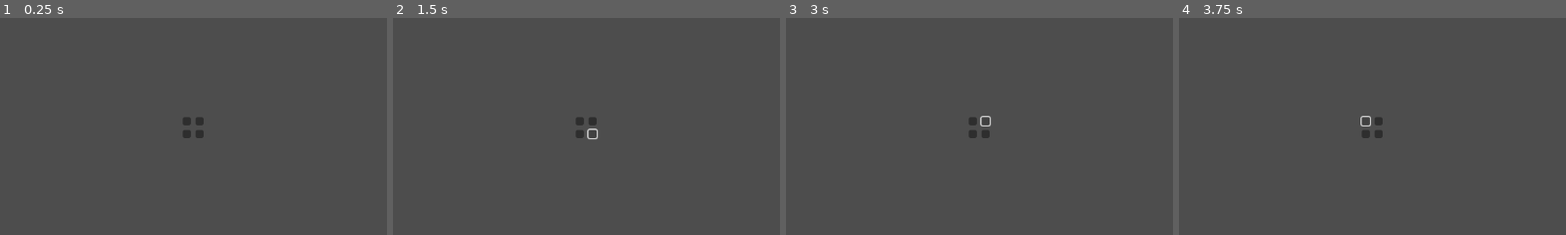
Above: before the commit, frames 1-4 (left to right).
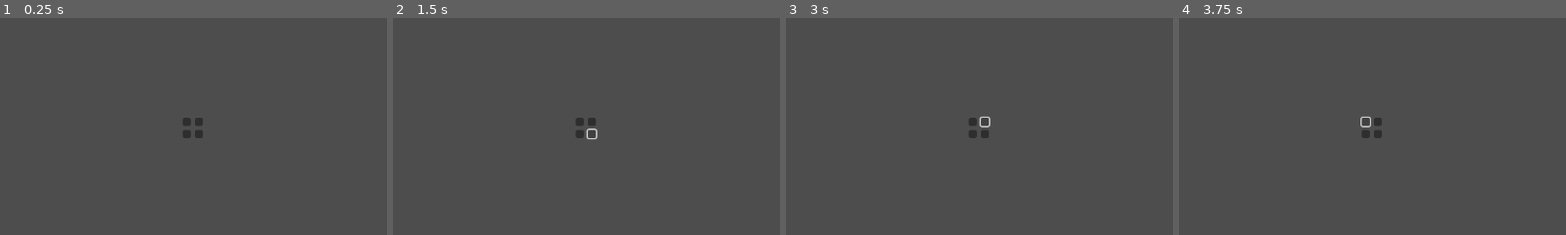
Above: after the commit, the same moments.

Repository: RRealJ/GameJam2024
Game: Godot game, scene res://cenas/peca2x2.tscn
The game is run twice, just before and just after one commit, with the same random seed, the same clock (stepped at 60 frames per second) and the same inputs. The project has no main scene, so this scene is started directly. The engine's default icon, where the game draws it, is replaced by a stand-in: a white triangle on a blue panel in a dark square.
Inputs (mouse positions are % of the whole screen's width and height, from its top left):
- Up to frame 1 (0.25 s): no input
- Up to frame 2 (1.5 s): click (35, 31) at 0.5 s; click (37, 34) at 1.25 s
- Up to frame 3 (3 s): click (35, 34) at 2 s; click (37, 31) at 2.75 s
- Up to frame 4 (3.75 s): click (35, 31) at 3.5 s
The pictures show only the part of the screen within x 11-61%, y 7-57%; the shares and areas given below are measured in that part.

The runs differ from the first frame. In frame 1, less than 0.1% of the frame differs, in the area x 52-53%, y 46-55%; in frame 2, less than 0.1%; in frame 3, less than 0.1%, in the area x 49-54%, y 45-55%; in frame 4, less than 0.1%.

Commit message:
arrumando pecas

Diff:
--- a/cenas/peca2x2.tscn
+++ b/cenas/peca2x2.tscn
@@ -4,32 +4,32 @@
 [ext_resource type="Script" path="res://scripts/peca_geral.gd" id="1_bh5f1"]
 
 [sub_resource type="RectangleShape2D" id="RectangleShape2D_mo62t"]
-size = Vector2(31, 31)
+size = Vector2(30, 29.9999)
 
 [node name="peca2x2" type="Node2D"]
 position = Vector2(415, 208)
 script = ExtResource("1_bh5f1")
 
 [node name="sprite" type="Sprite2D" parent="."]
-position = Vector2(-2.84217e-14, 1)
-scale = Vector2(0.320313, 0.320313)
+position = Vector2(-5.84126e-06, 2)
+scale = Vector2(0.275391, 0.269991)
 texture = ExtResource("1_3b64e")
 
 [node name="area" type="Area2D" parent="sprite"]
-position = Vector2(1.48866e-06, 3.72166e-07)
-scale = Vector2(3.12195, 3.12195)
+position = Vector2(0, -3.7038)
+scale = Vector2(3.63121, 3.70383)
 
 [node name="Button" type="Button" parent="sprite/area"]
 offset_left = -15.0
-offset_top = -15.0
-offset_right = -3.0
-offset_bottom = -3.0
+offset_top = -14.0
+offset_right = -2.99997
+offset_bottom = -1.99999
 metadata/_edit_use_anchors_ = true
 
 [node name="Button2" type="Button" parent="sprite/area"]
-offset_left = 4.0
+offset_left = 3.0
 offset_top = 4.0
-offset_right = 16.0
+offset_right = 15.0
 offset_bottom = 16.0
 metadata/_edit_use_anchors_ = true
 
@@ -41,14 +41,14 @@
 metadata/_edit_use_anchors_ = true
 
 [node name="Button4" type="Button" parent="sprite/area"]
-offset_left = 4.0
-offset_top = -15.0
-offset_right = 16.0
-offset_bottom = -3.0
+offset_left = 3.0
+offset_top = -14.0
+offset_right = 15.0
+offset_bottom = -1.99999
 metadata/_edit_use_anchors_ = true
 
 [node name="colissao" type="CollisionShape2D" parent="sprite/area"]
-position = Vector2(0.499969, 0.5)
+position = Vector2(-3.05176e-05, 1)
 shape = SubResource("RectangleShape2D_mo62t")
 
 [connection signal="ready" from="." to="." method="_on_ready"]
